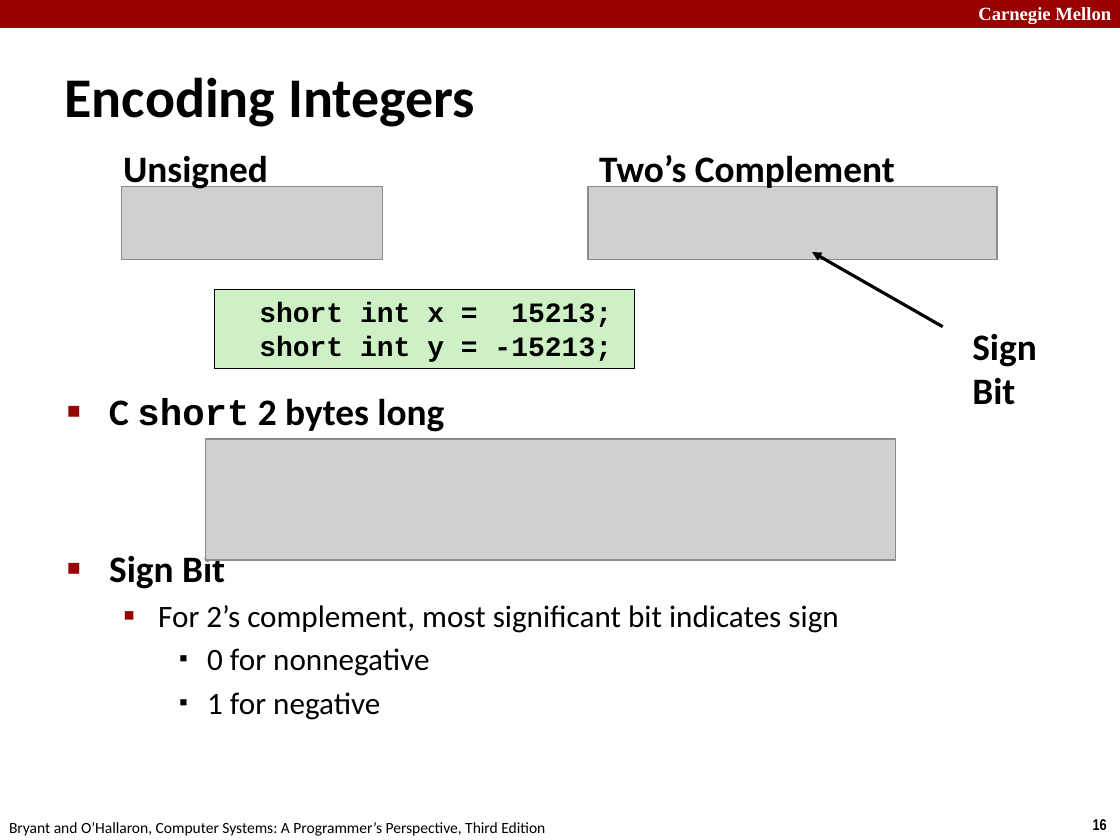
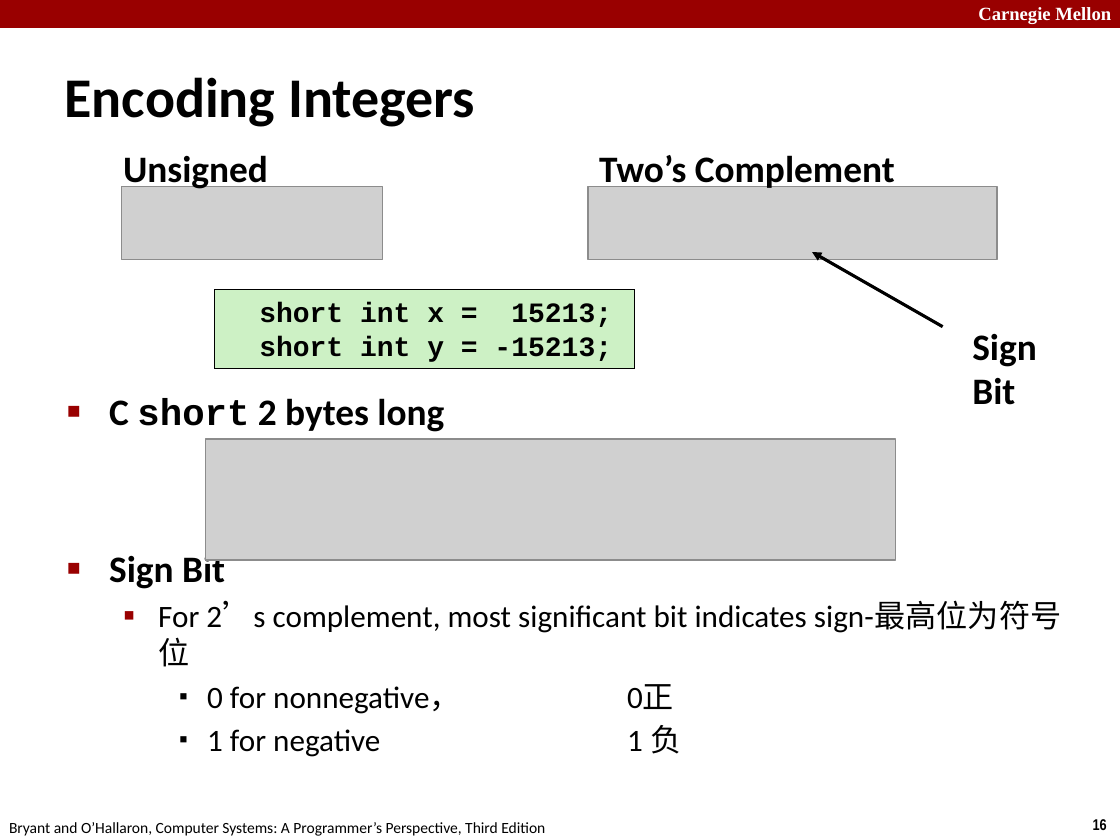
Before and after one commit to zhenli1347/MYCSAPP, a slide deck: slide 16 of Recitation1/02-03-bits-ints.pptx. Drawn at 1120x840 pixels with LibreOffice and Linux fonts; fonts in the diff are those of the drawing; grey boxes stand for pictures. Boxes give left, top, right and bottom in pixels: in the first picture for what was removed or moved away, otherwise in the second. Text is boxed around its words. In the diff, an @@ line names an element or a change of style, - is before the commit and + after.

```diff
--- a/Recitation1/02-03-bits-ints.pptx
+++ b/Recitation1/02-03-bits-ints.pptx
@@ text at (x1=158, y1=601, x2=1061, y2=757): text changed @@
-  ▪ For 2’s complement, most significant bit indicates sign
-    ▪ 0 for nonnegative
-    ▪ 1 for negative
+  ▪ For 2’s complement, most significant bit indicates sign-最高位为符号位
+    ▪ 0 for nonnegative， 0正
+    ▪ 1 for negative 1 负
```
Also in this commit, not shown: 4 other slides changed, 10 other files.
